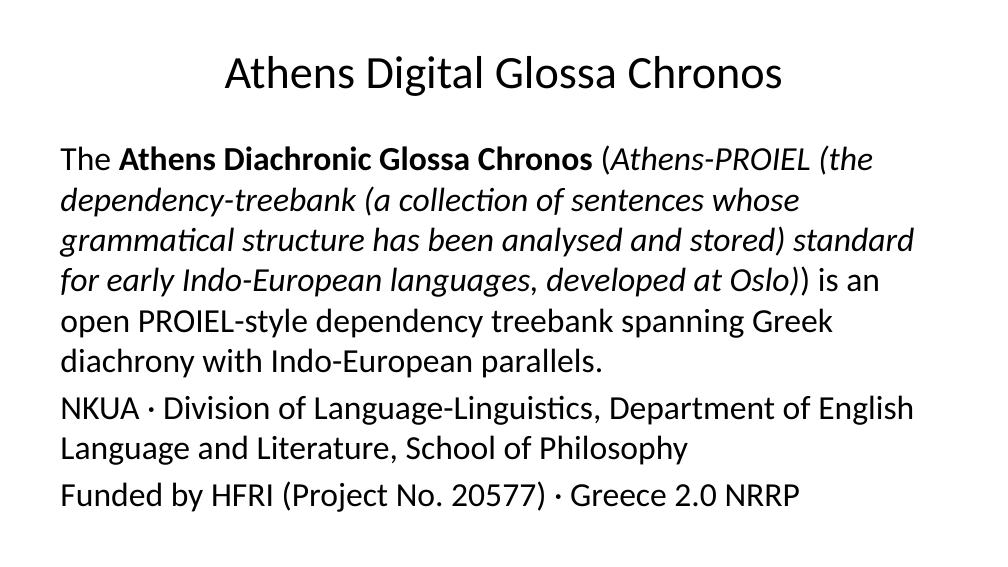
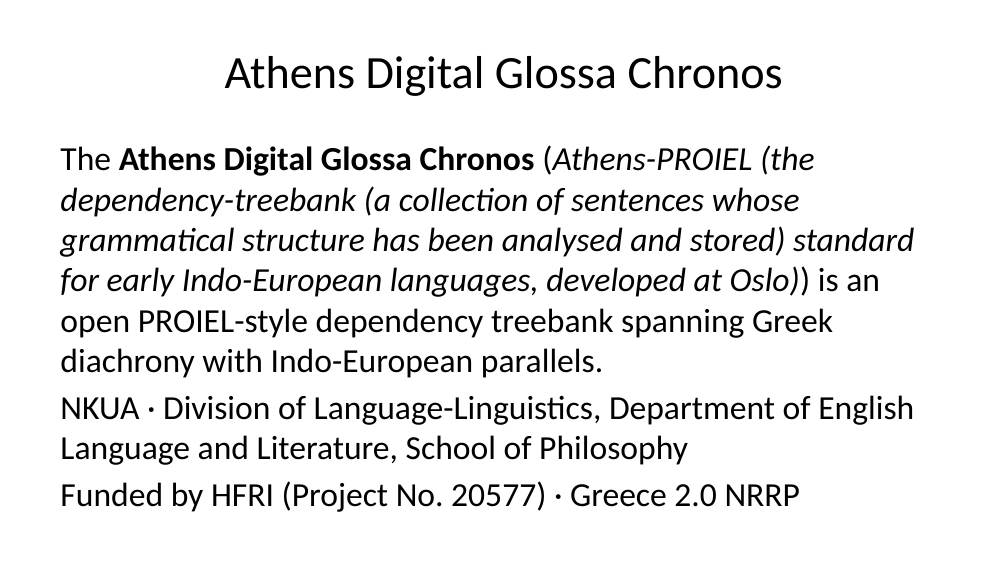
Before and after one commit to AthDGC/AthDGC.github.io, a slide deck: slide 2 of slides/announcement.pptx. Drawn at 1008x567 pixels with LibreOffice and Linux fonts; fonts in the diff are those of the drawing. Boxes give left, top, right and bottom in pixels: in the first picture for what was removed or moved away, otherwise in the second. Text is boxed around its words. In the diff, an @@ line names an element or a change of style, - is before the commit and + after.

```diff
--- a/slides/announcement.pptx
+++ b/slides/announcement.pptx
@@ text at [60, 145, 914, 378]: text changed @@
-The Athens Diachronic Glossa Chronos (Athens-PROIEL (the dependency-treebank (a collection of sentences whose grammatical structure has been analysed and stored) standard for early Indo-European languages, developed at Oslo)) is an open PROIEL-style dependency treebank spanning Greek diachrony with Indo-European parallels.
+The Athens Digital Glossa Chronos (Athens-PROIEL (the dependency-treebank (a collection of sentences whose grammatical structure has been analysed and stored) standard for early Indo-European languages, developed at Oslo)) is an open PROIEL-style dependency treebank spanning Greek diachrony with Indo-European parallels.
```
Also in this commit, not shown: 1 other slide changed, 14 other files.
